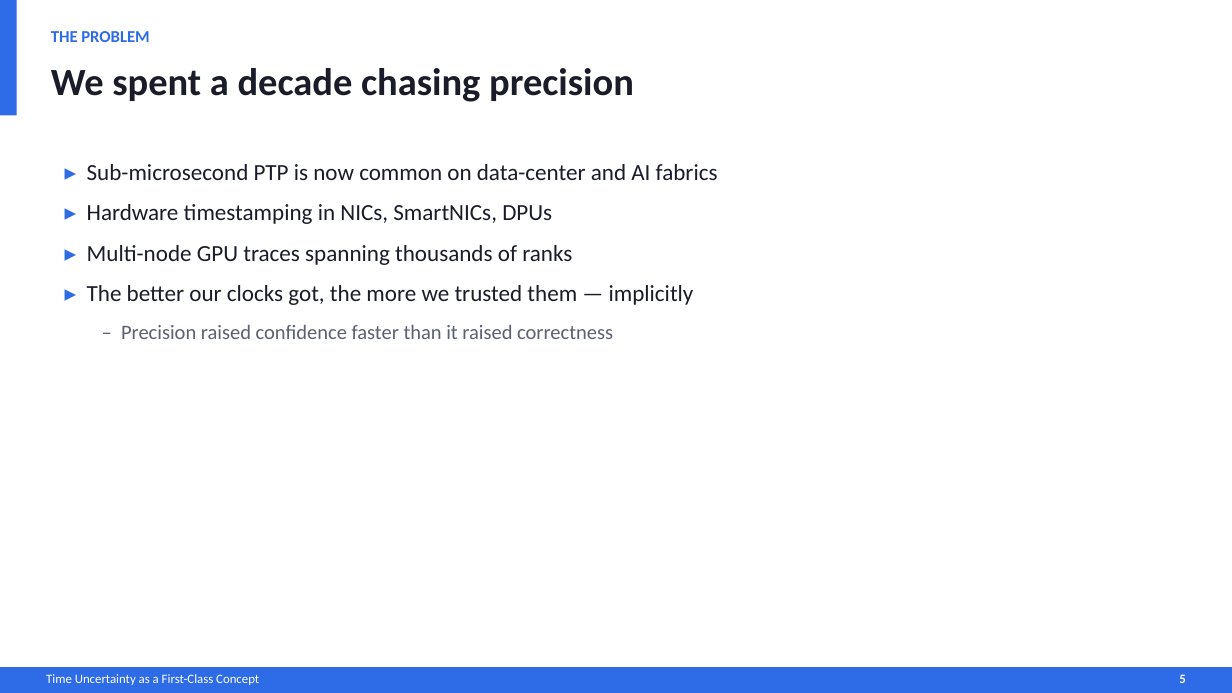
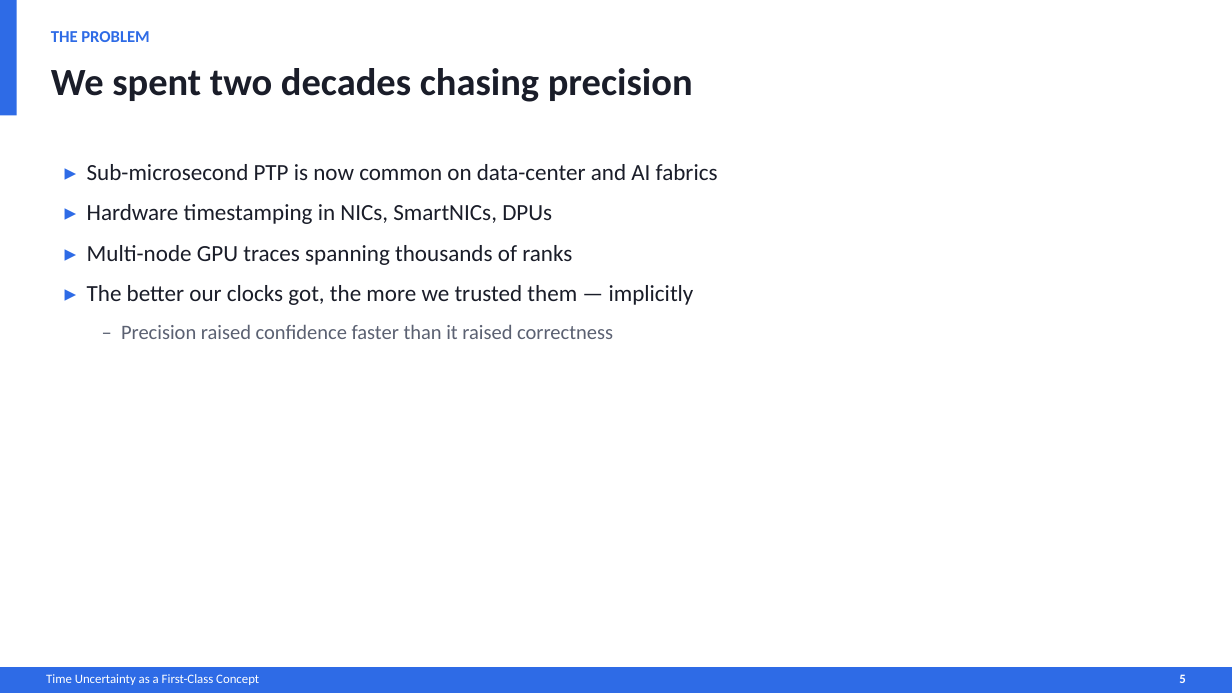
Before and after one commit to MaciekMachni/netdev-0x1a-talk, a slide deck: slide 5 of time-uncertainty-error-bar.pptx. Drawn at 1232x693 pixels with LibreOffice and Linux fonts; fonts in the diff are those of the drawing. Boxes give left, top, right and bottom in pixels: in the first picture for what was removed or moved away, otherwise in the second. Text is boxed around its words. In the diff, an @@ line names an element or a change of style, - is before the commit and + after.

Commit message:
review slides 1-22

```diff
--- a/time-uncertainty-error-bar.pptx
+++ b/time-uncertainty-error-bar.pptx
@@ text at [51, 68, 693, 102]: text changed @@
-We spent a decade chasing precision
+We spent two decades chasing precision
```
Also in this commit, not shown: 10 other slides changed, 3 other files.
